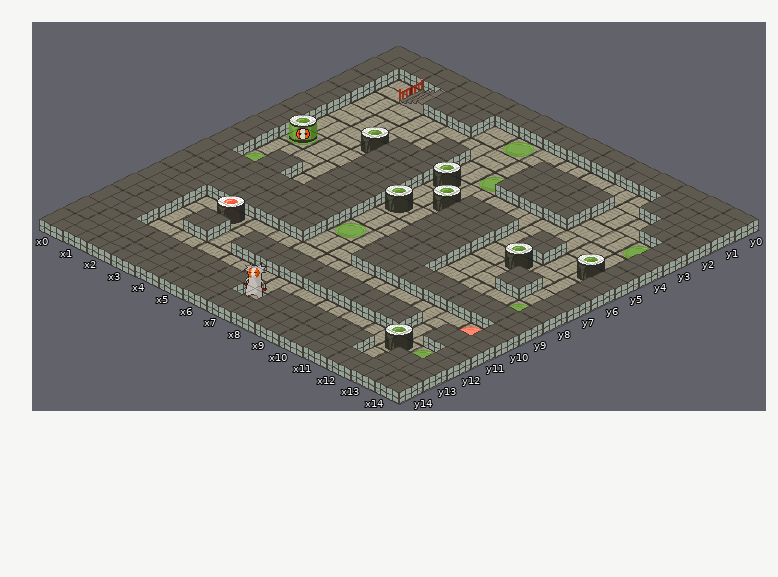
Tiled map, stored at game/data/levels/t1/lvl01.tmx. Above is the file before it was changed.
Cells are 56x27 px. Isometric: x runs down to the right, y down to the left. Shown: x 0..14, y 0..14. Tiles whose own drawing changed are shown in their newer look in all pictures.
After:
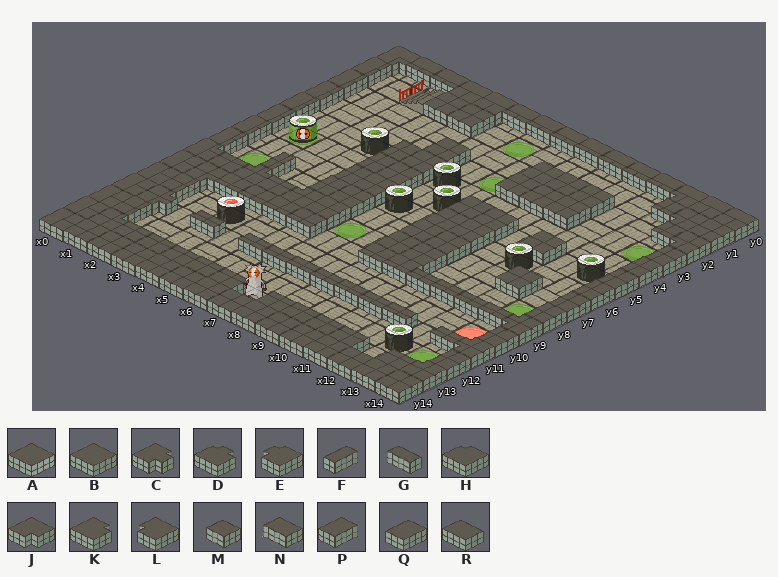
Key: from "tatami": A 20 "wall", B 54, C 55, D 57, E 58, F 59, G 64, H 65, J 66, K 67, L 68, M 72, N 75, P 76, Q 77, R 78.
_ is an empty cell, . an unchanged one.
Edits made:
--- layer "game"
@@ x 0..14 @@
- 0 AAAAAAAAAAAAA.A
- 1 A..AA.......AAA
- 2 A.......AAA..AA
- 3 A....A....A...A
- 4 A...AA........A
- 5 A...AA...A.A..A
- 6 A...AA...A....A
- 7 A.A.AA...A..A.A
- 8 AAAAAA..AA....A
- 9 AAAAAA..AAAAAAA
-10 AA............A
-11 AA.A.AAAAAAA.AA
-12 AA............A
-13 .AAAAAA.AAAA.AA
-14 ..AAAAAAAAAAAAA
+ 0 JNNBBNNNNNNNL.B
+ 1 P..BB.......MLB
+ 2 P.......BBB..ML
+ 3 P....B....B...Q
+ 4 P...QB........Q
+ 5 P...QB...B.B..Q
+ 6 P...QB...B....Q
+ 7 P.F.QB...B..B.Q
+ 8 KRDRHB..BB....Q
+ 9 BJNNNN..NNGGGGE
+10 BP............Q
+11 BC.G.GGGGGGG.GE
+12 BP............Q
+13 .KRRRRR.RRRR.RH
+14 ..BBBBBBBBBBBBB
Changed places in both pictures, as pixel boxes (x1, y1, x2, y2):
changed: (96, 61, 758, 402)
